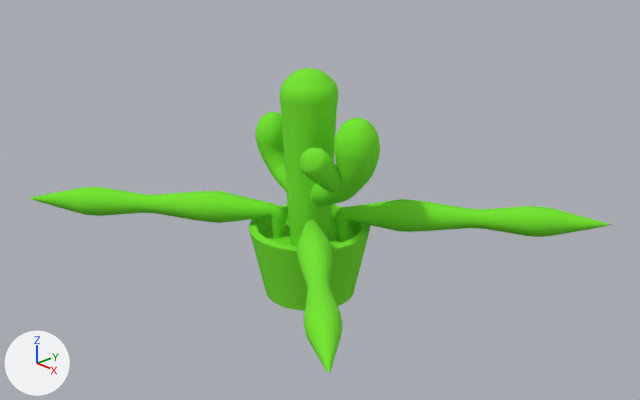
An edit to the Blender file Models/Characters/Pricks/Pricks.blend, drawn before and after from the same camera.
Both versions are drawn from a 50 mm camera at (2.472, -2.268, 1.768) aimed at (0.067, -0.005, 0.43). Arrows for +X, +Y and +Z are at lower left; the lights stay in place.

In view in the first picture: 'pricks'.
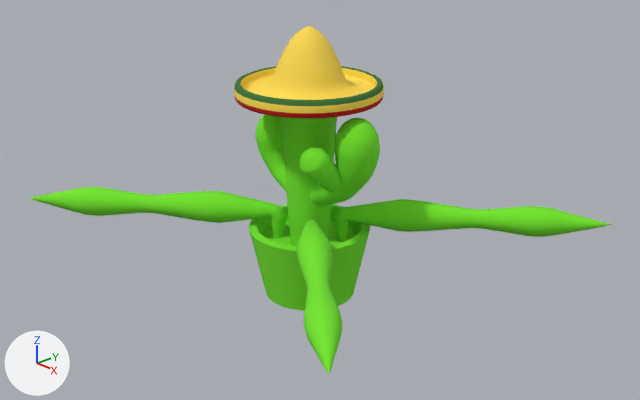
The edits, one by one:
Object 'sombrero:Sombrero_som' (ob_sombrero_sombrero_som) is now shown.

What differs and where, as boxes (x1, y1, x2, y2) in the pictures (640 x 400 px):
'sombrero:Sombrero_som', shown (yellow): after (234, 26, 384, 118)
